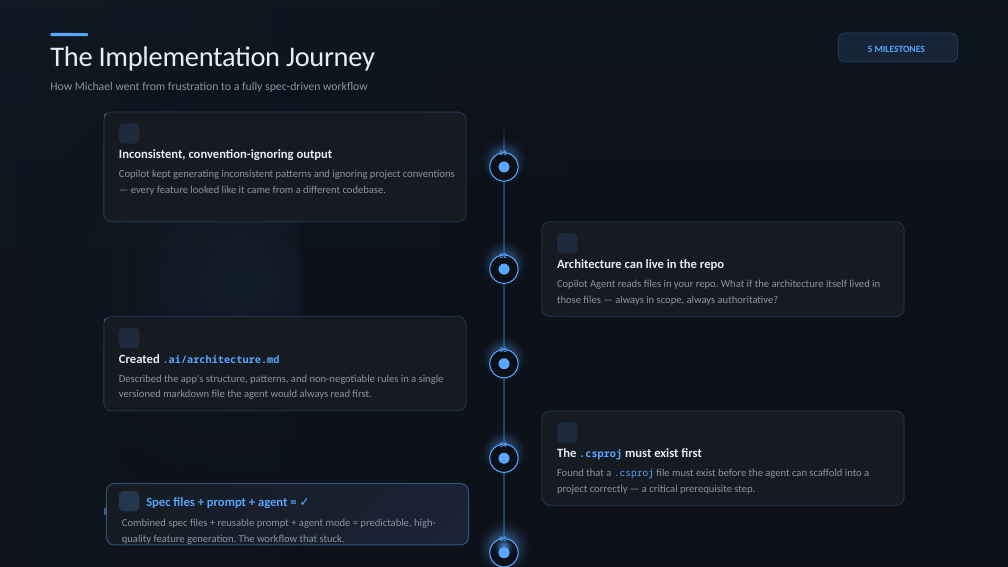
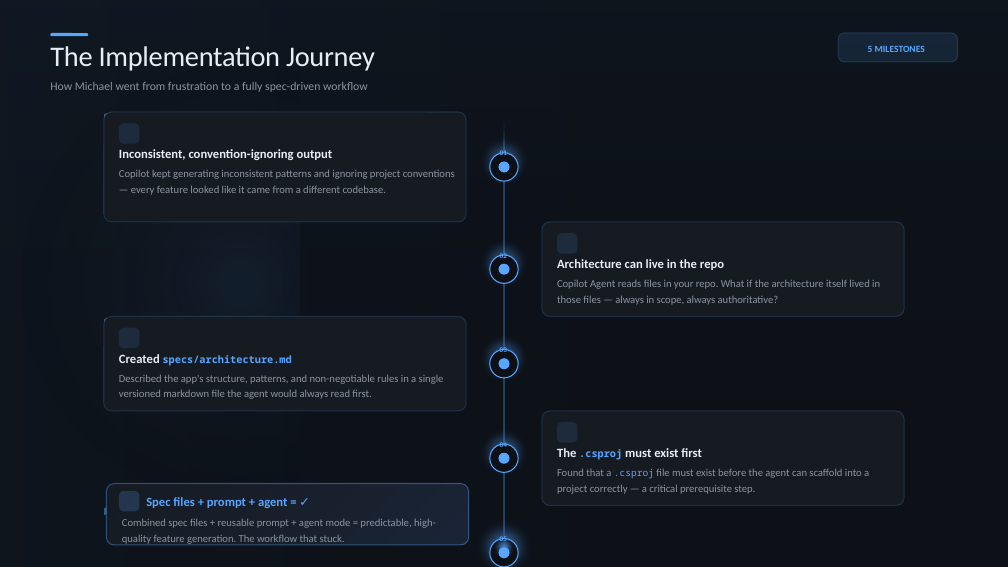
Before and after one commit to michaelchu28/ai-spec-driven-development, a slide deck: slide 4 of AI Spec-Driven Development — Edmonton .NET User Group.pptx. Drawn at 1008x567 pixels with LibreOffice and Linux fonts; fonts in the diff are those of the drawing; background and template pictures are left out. Boxes give left, top, right and bottom in pixels: in the first picture for what was removed or moved away, otherwise in the second. Text is boxed around its words. In the diff, an @@ line names an element or a change of style, - is before the commit and + after.

```diff
--- a/AI Spec-Driven Development — Edmonton .NET User Group.pptx
+++ b/AI Spec-Driven Development — Edmonton .NET User Group.pptx
@@ text at [119,354,292,366]: text changed @@
-Created .ai/architecture.md
+Created specs/architecture.md
```
Also in this commit, not shown: 7 other slides changed, 7 other files.
